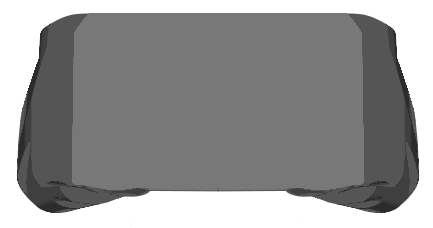
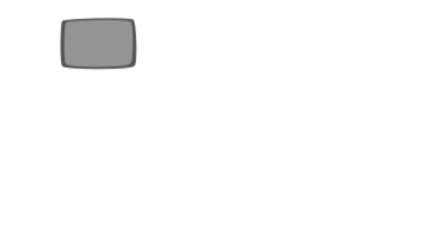
Layered file, before and after one edit (w=433, h=228). Changes by layer:
added layer "Button 0" above "Highlights 2" over [59, 16, 138, 71]
hid "Controller Back" over [16, 13, 420, 228]
